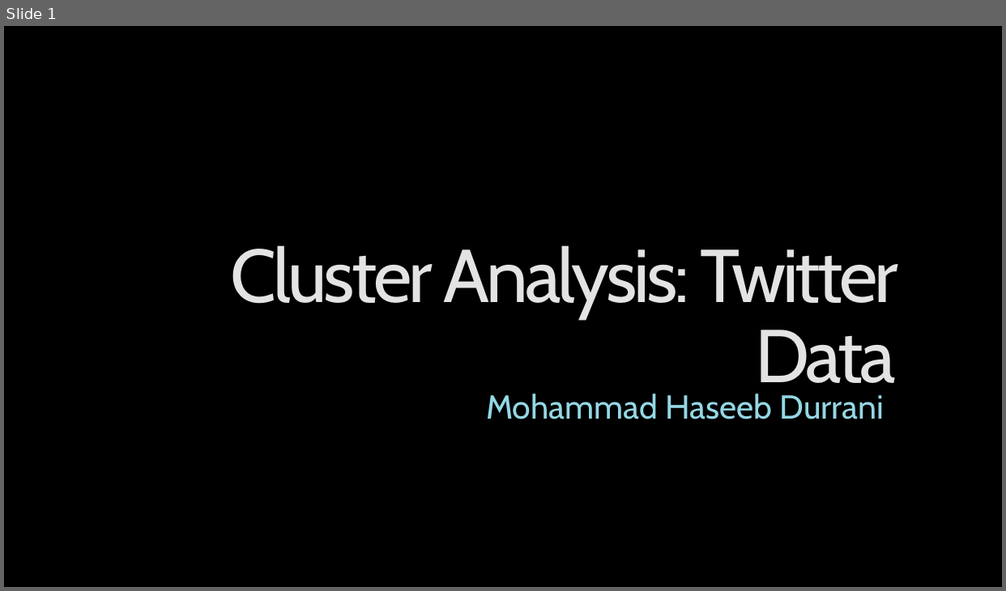
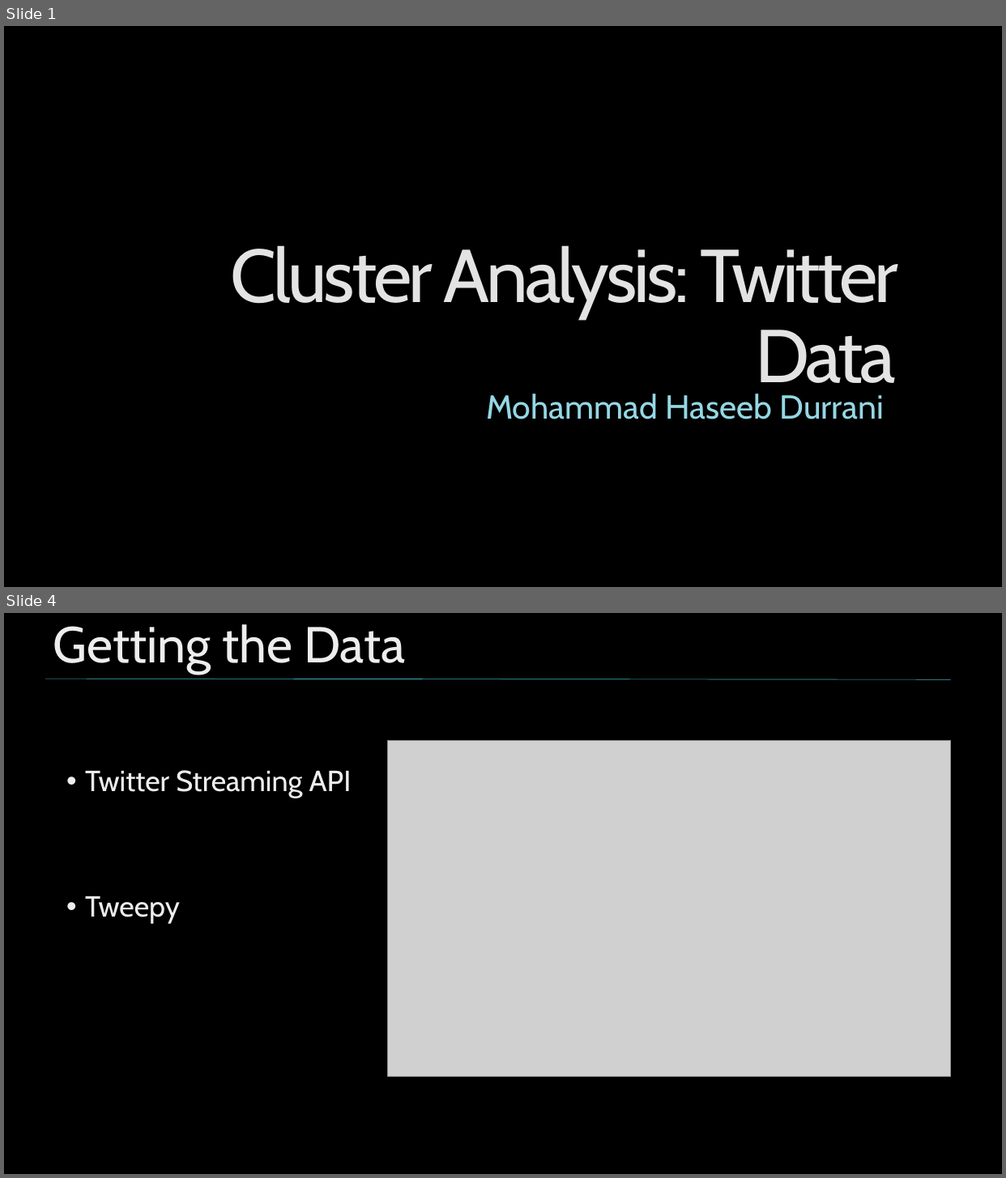
Before and after one commit to nycdatasci/bootcamp009_project, a slide deck: Project4-Capstone/MHD_Capstone/MHD_Twitter_Clustering.pptx. Shown one above the other, each under a label of ours: slide 1 before the commit, slides 1 and 4 after it; the slides between them are not shown. The pictures are 1006x591 and 1006x1178 pixels, drawn with LibreOffice and Linux fonts; fonts in the diff are those of the drawing; grey boxes stand for pictures; background and template pictures are left out. Boxes give left, top, right and bottom in pixels: in the first picture for what was removed or moved away, otherwise in the second. Text is boxed around its words. In the diff, an @@ line names an element or a change of style, - is before the commit and + after.

```diff
--- a/Project4-Capstone/MHD_Capstone/MHD_Twitter_Clustering.pptx
+++ b/Project4-Capstone/MHD_Capstone/MHD_Twitter_Clustering.pptx
@@ slide 4 added at [4, 613, 1002, 1174], background picture (left out) @@
@@ title added at [53, 624, 405, 674], 48.6 pt, text gradient #BFBFBF to #EDEDED to #FFFFFF @@
+Getting the Data
@@ line added from (45, 679) to (951, 679), #41AEBD 0.5 pt @@
@@ picture added at [388, 740, 951, 1077] @@
@@ text added at [85, 770, 351, 924], 28 pt, text gradient #BFBFBF to #EDEDED to #FFFFFF @@
+• Twitter Streaming API
+• Tweepy
```
Also in this commit, not shown: 2 slides changed, 1 other slide added.
